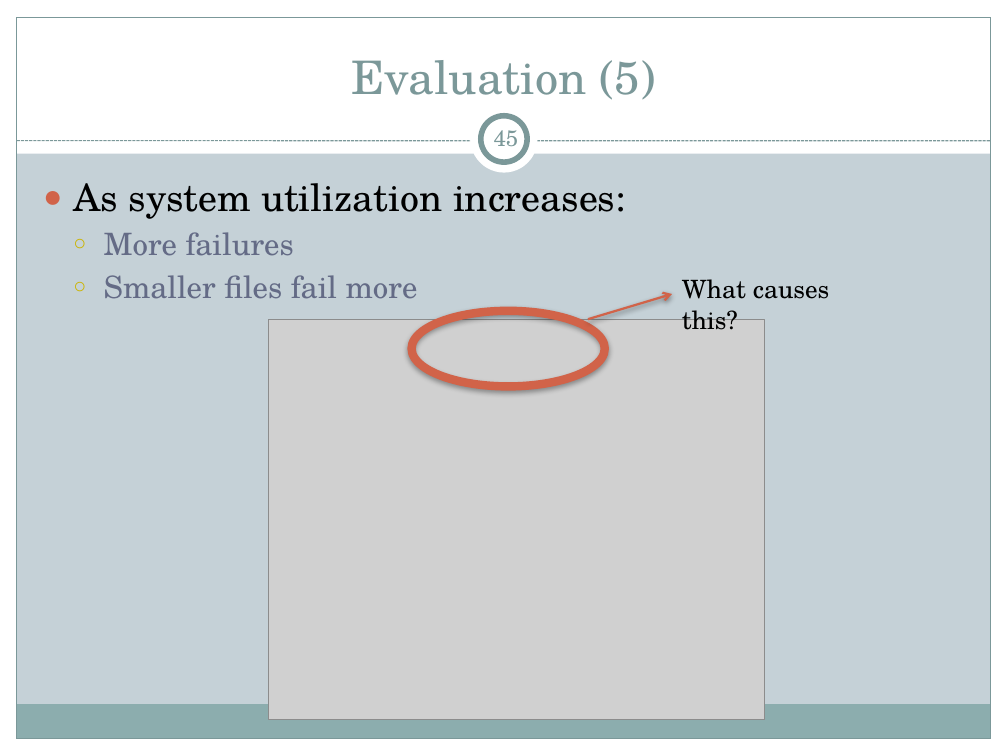
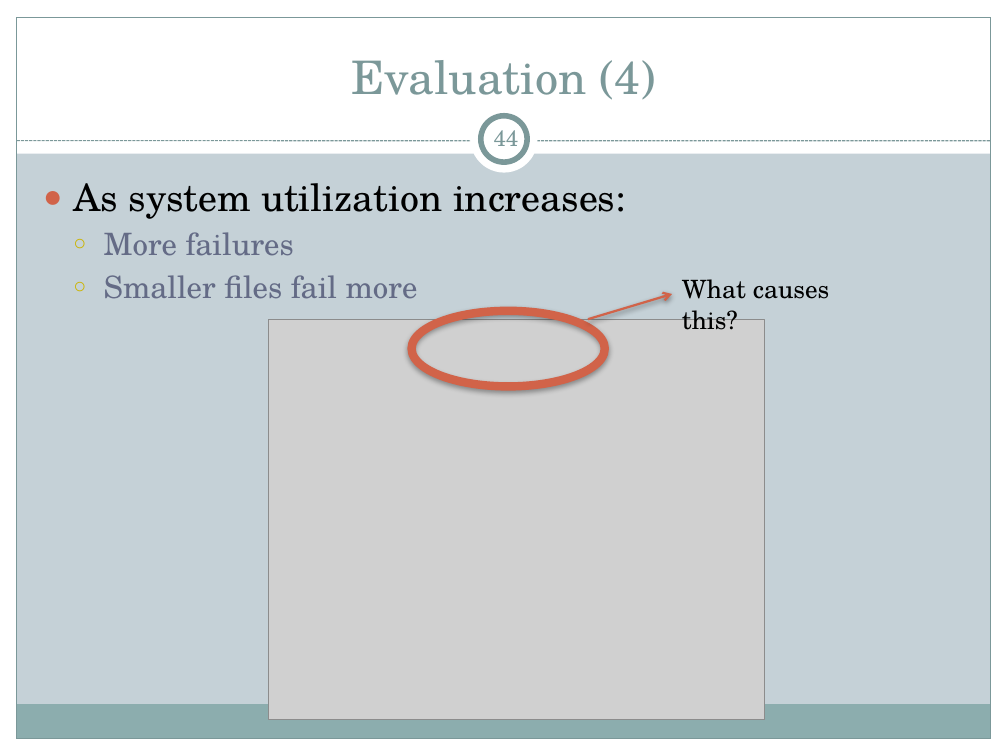
Before and after one commit to cs525-koala/documents, a slide deck: slide 44 of p2p/P2P Apps.pptx (slide 45 before the commit). Drawn at 1008x756 pixels with LibreOffice and Linux fonts; fonts in the diff are those of the drawing; grey boxes stand for pictures. Boxes give left, top, right and bottom in pixels: in the first picture for what was removed or moved away, otherwise in the second. Text is boxed around its words. In the diff, an @@ line names an element or a change of style, - is before the commit and + after.

Commit message:
presentation: drop worthless evaluation slide.

```diff
--- a/p2p/P2P Apps.pptx
+++ b/p2p/P2P Apps.pptx
@@ title at bbox=[351, 60, 655, 100]: text changed @@
-Evaluation (5)
+Evaluation (4)
@@ page number at bbox=[494, 124, 519, 146]: text changed @@
-45
+44
```
Also in this commit, not shown: 5 other slides changed, 1 slide removed.
